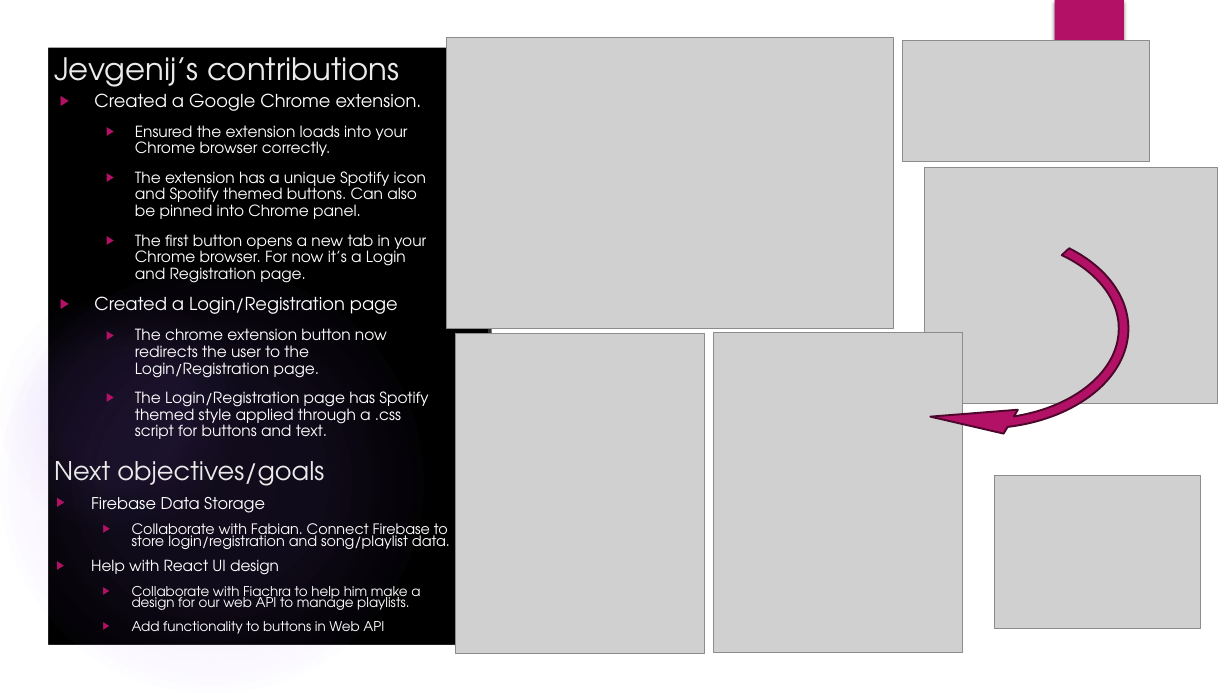
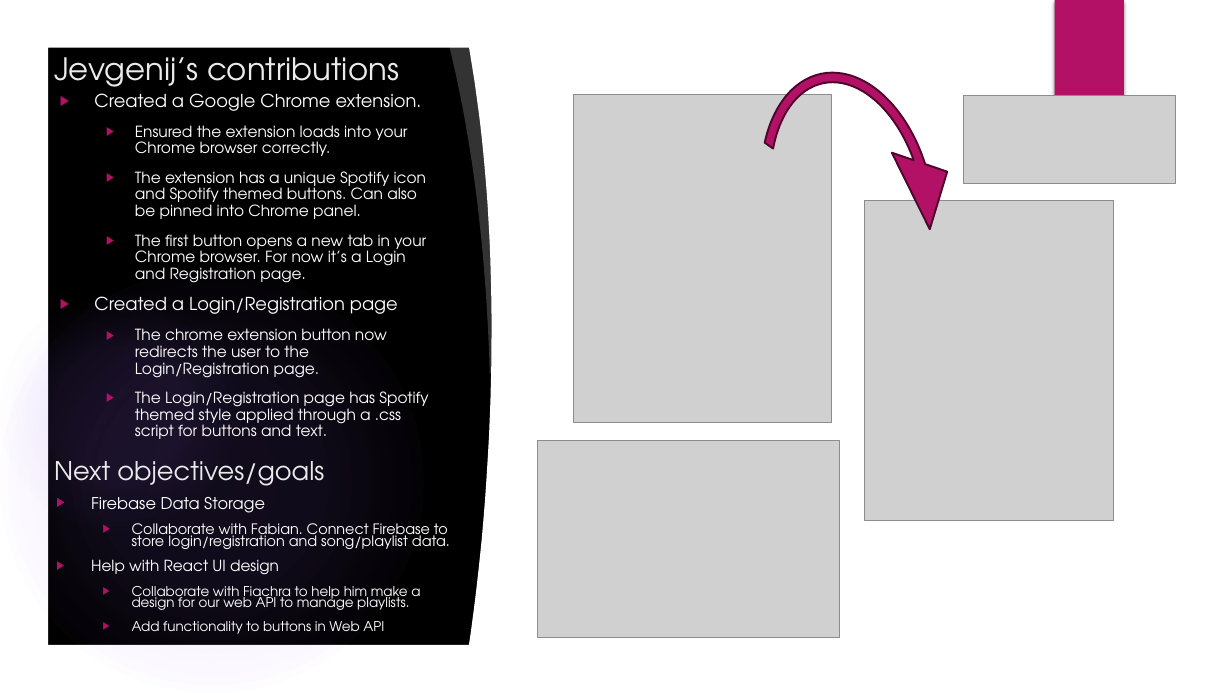
Before and after one commit to Ladnopoka/Spotify-Playlist-Enhancer, a slide deck: slide 5 of Spotify_Playlist_Enhancer_2.pptx. Drawn at 1232x693 pixels with LibreOffice and Linux fonts; fonts in the diff are those of the drawing; grey boxes stand for pictures; background and template pictures are left out. Boxes give left, top, right and bottom in pixels: in the first picture for what was removed or moved away, otherwise in the second. Text is boxed around its words. In the diff, an @@ line names an element or a change of style, - is before the commit and + after.

Commit message:
some more changes done to the presentation

```diff
--- a/Spotify_Playlist_Enhancer_2.pptx
+++ b/Spotify_Playlist_Enhancer_2.pptx
@@ circular arrow at bbox=[710, 27, 987, 374]: proportions changed; rotation 90 to 348 degrees @@
@@ picture added at bbox=[574, 95, 832, 423] @@
@@ picture: place and size @@
-picture at bbox=[903, 41, 1150, 162]
+picture at bbox=[964, 95, 1177, 183]
@@ picture removed at bbox=[924, 168, 1217, 404] @@
@@ picture: place and size @@
-picture at bbox=[714, 333, 963, 653]
+picture at bbox=[865, 201, 1115, 521]
@@ picture removed at bbox=[456, 334, 705, 654] @@
@@ picture: place and size @@
-picture at bbox=[446, 37, 893, 328]
+picture at bbox=[538, 440, 840, 637]
@@ picture removed at bbox=[994, 475, 1201, 628] @@
```
